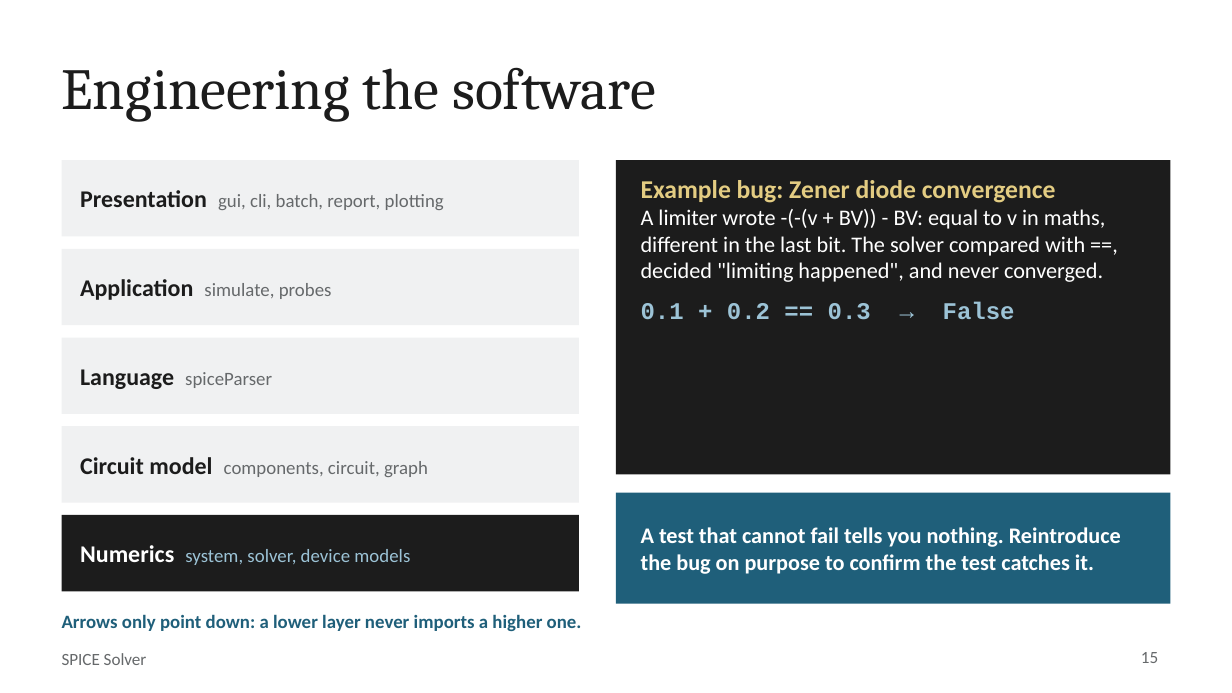
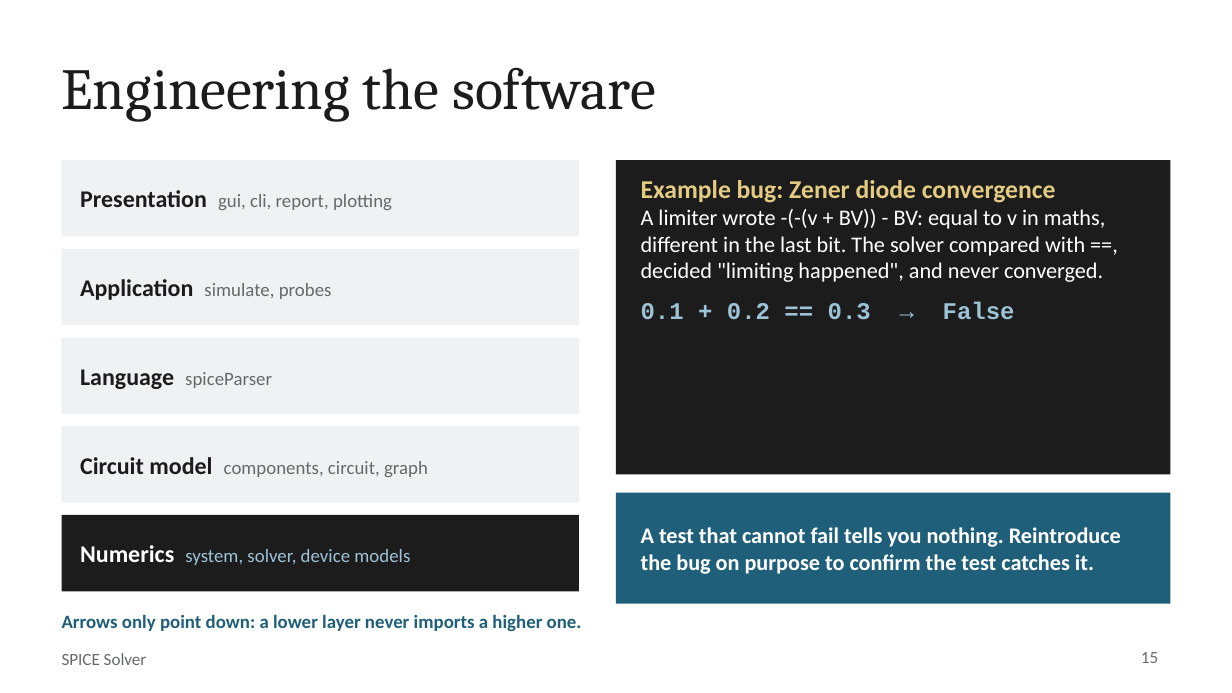
Before and after one commit to jimmybobjim/spice, a slide deck: slide 15 of SPICE_Solver_Presentation.pptx. Drawn at 1232x693 pixels with LibreOffice and Linux fonts; fonts in the diff are those of the drawing. Boxes give left, top, right and bottom in pixels: in the first picture for what was removed or moved away, otherwise in the second. Text is boxed around its words. In the diff, an @@ line names an element or a change of style, - is before the commit and + after.

```diff
--- a/SPICE_Solver_Presentation.pptx
+++ b/SPICE_Solver_Presentation.pptx
@@ rectangle at (62,160,579,237): proportions changed @@
@@ text at (80,190,392,210): text changed @@
-Presentation gui, cli, batch, report, plotting
+Presentation gui, cli, report, plotting
```
Also in this commit, not shown: 16 other slides changed.
